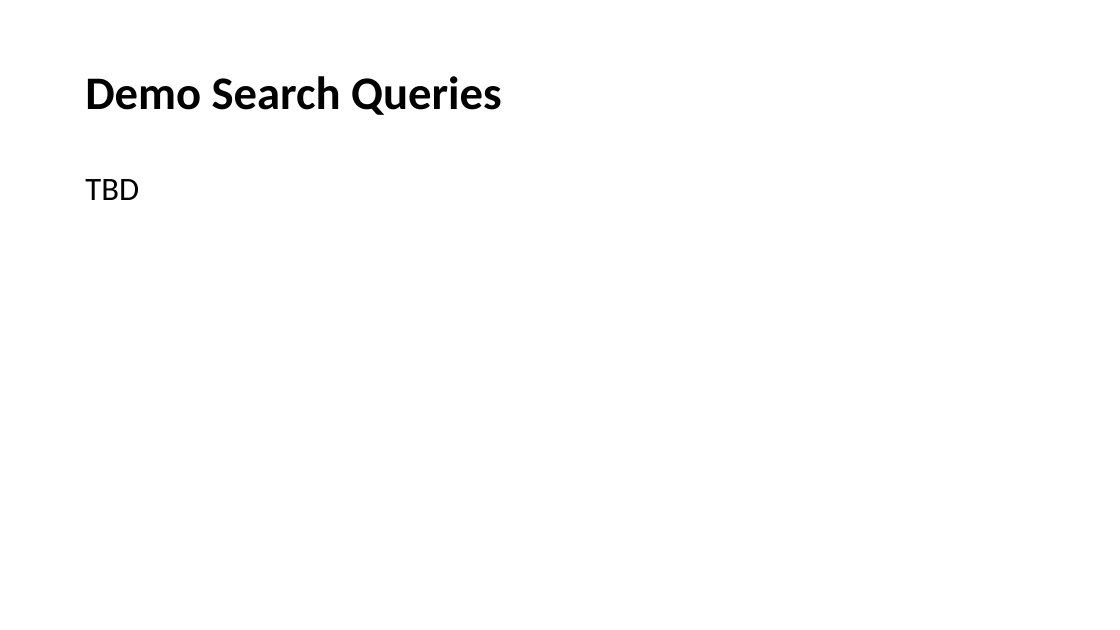
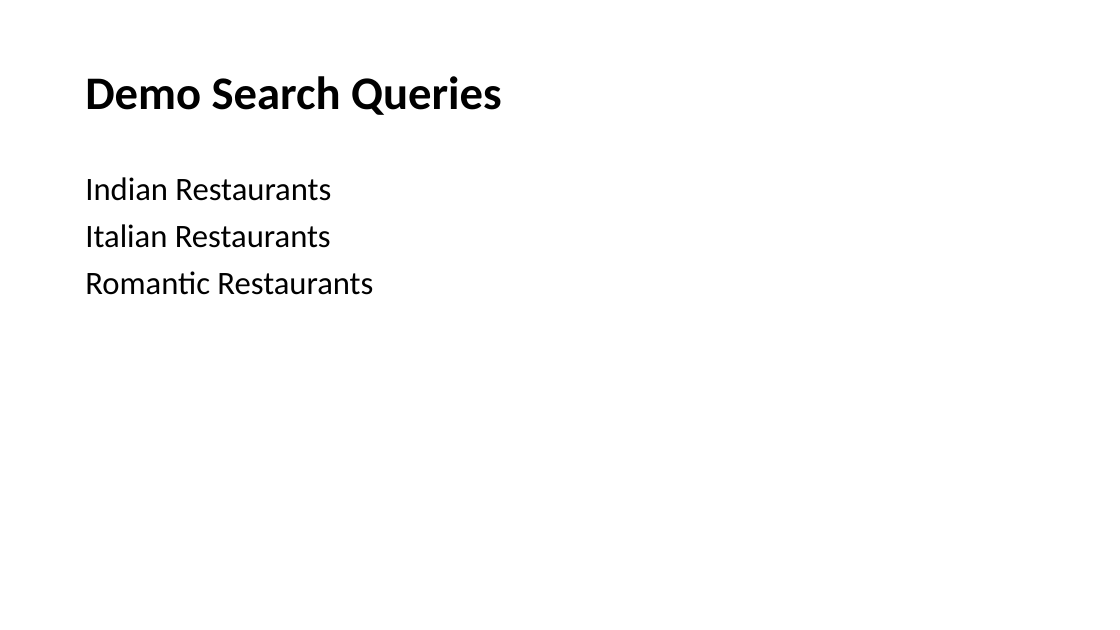
Before and after one commit to VarunKakkarUIUC/SearchAndRecommendationSystem, a slide deck: slide 10 of SARS.pptx. Drawn at 1120x630 pixels with LibreOffice and Linux fonts; fonts in the diff are those of the drawing. Boxes give left, top, right and bottom in pixels: in the first picture for what was removed or moved away, otherwise in the second. Text is boxed around its words. In the diff, an @@ line names an element or a change of style, - is before the commit and + after.

```diff
--- a/SARS.pptx
+++ b/SARS.pptx
@@ text at [85, 177, 373, 295]: text changed @@
-TBD
+Indian Restaurants
+Italian Restaurants
+Romantic Restaurants
```
Also in this commit, not shown: 6 other slides changed, 1 other file.
